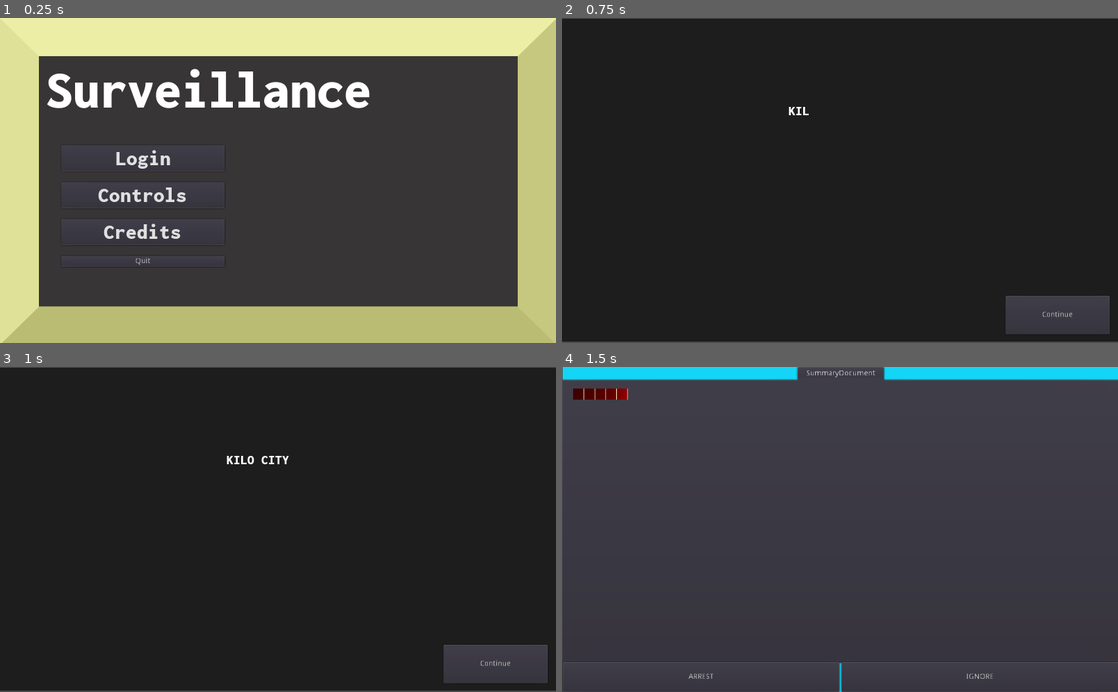
Above: before the commit, frames 1-4 (two rows, left to right).
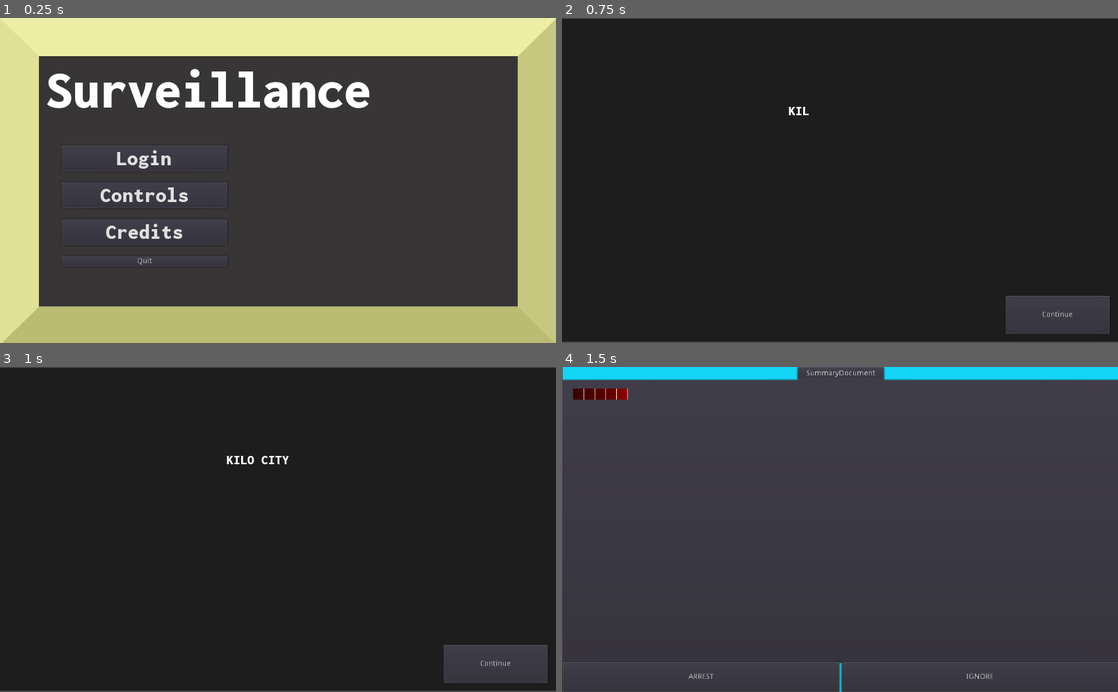
Above: after the commit, the same moments.

Repository: NicholasTung/surveillance
Game: Godot game, scene res://Scenes/MainMenu.tscn
Same seed, same stepped clock (60 frames per second), same inputs: the game is played once before the commit and once after it.
Inputs:
- Up to frame 1 (0.25 s): no input
- Up to frame 2 (0.75 s): click "Login" at 0.5 s
- Up to frame 3 (1 s): no input
- Up to frame 4 (1.5 s): click "Continue" at 1.25 s

The runs differ from the first frame. In frame 1, 0.8% of the frame differs, in the area x 17-41%, y 39-77%; in frame 2, nothing differs; in frame 3, nothing differs; in frame 4, nothing differs.

Commit message:
Manipulated a bunch of margins for containers

Diff:
--- a/Scenes/MainMenu.tscn
+++ b/Scenes/MainMenu.tscn
@@ -75,17 +75,17 @@
 [node name="HBoxContainer" type="VBoxContainer" parent="."]
 margin_left = 113.0
 margin_top = 235.0
-margin_right = 414.0
-margin_bottom = 422.0
+margin_right = 419.0
+margin_bottom = 494.0
 size_flags_horizontal = 0
 custom_constants/separation = 20
 
 [node name="MarginContainer" type="MarginContainer" parent="HBoxContainer"]
-margin_right = 301.0
+margin_right = 306.0
 margin_bottom = 49.0
 
 [node name="Start Game Button" type="Button" parent="HBoxContainer/MarginContainer"]
-margin_right = 301.0
+margin_right = 306.0
 margin_bottom = 49.0
 size_flags_horizontal = 3
 size_flags_vertical = 3
@@ -95,11 +95,11 @@
 
 [node name="MarginContainer2" type="MarginContainer" parent="HBoxContainer"]
 margin_top = 69.0
-margin_right = 301.0
+margin_right = 306.0
 margin_bottom = 118.0
 
 [node name="Controls Button" type="Button" parent="HBoxContainer/MarginContainer2"]
-margin_right = 301.0
+margin_right = 306.0
 margin_bottom = 49.0
 size_flags_horizontal = 3
 size_flags_vertical = 3
@@ -109,11 +109,11 @@
 
 [node name="MarginContainer3" type="MarginContainer" parent="HBoxContainer"]
 margin_top = 138.0
-margin_right = 301.0
+margin_right = 306.0
 margin_bottom = 187.0
 
 [node name="Credits Button" type="Button" parent="HBoxContainer/MarginContainer3"]
-margin_right = 301.0
+margin_right = 306.0
 margin_bottom = 49.0
 size_flags_horizontal = 3
 size_flags_vertical = 3
@@ -123,12 +123,12 @@
 
 [node name="MarginContainer4" type="MarginContainer" parent="HBoxContainer"]
 margin_top = 207.0
-margin_right = 301.0
+margin_right = 306.0
 margin_bottom = 227.0
 
 [node name="Quit Game Button" type="Button" parent="HBoxContainer/MarginContainer4"]
-margin_right = 301.0
-margin_bottom = 20.0
+margin_right = 306.0
+margin_bottom = 49.0
 text = "Quit"
 
 [connection signal="button_up" from="HBoxContainer/MarginContainer/Start Game Button" to="." method="_on_Start_Game_Button_button_up"]
